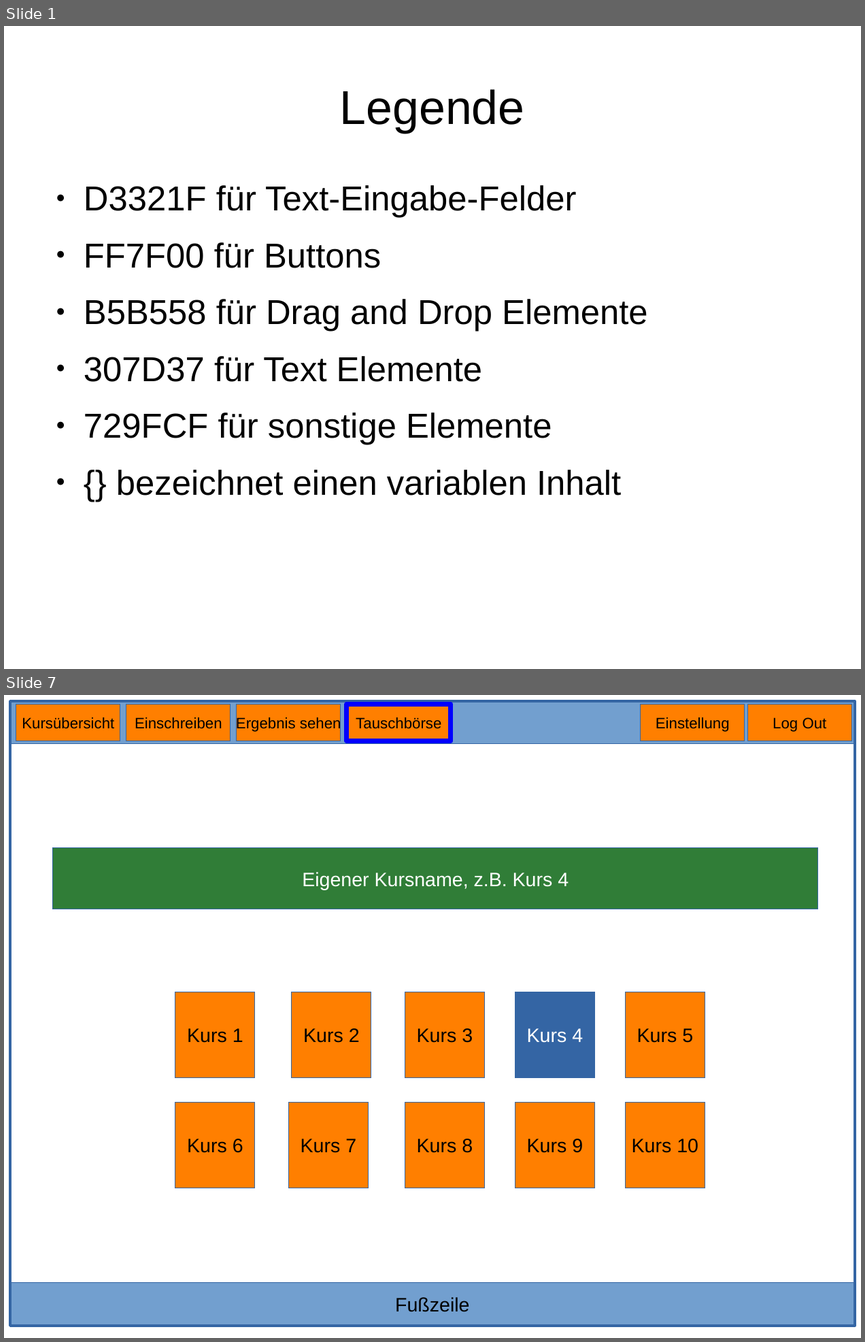
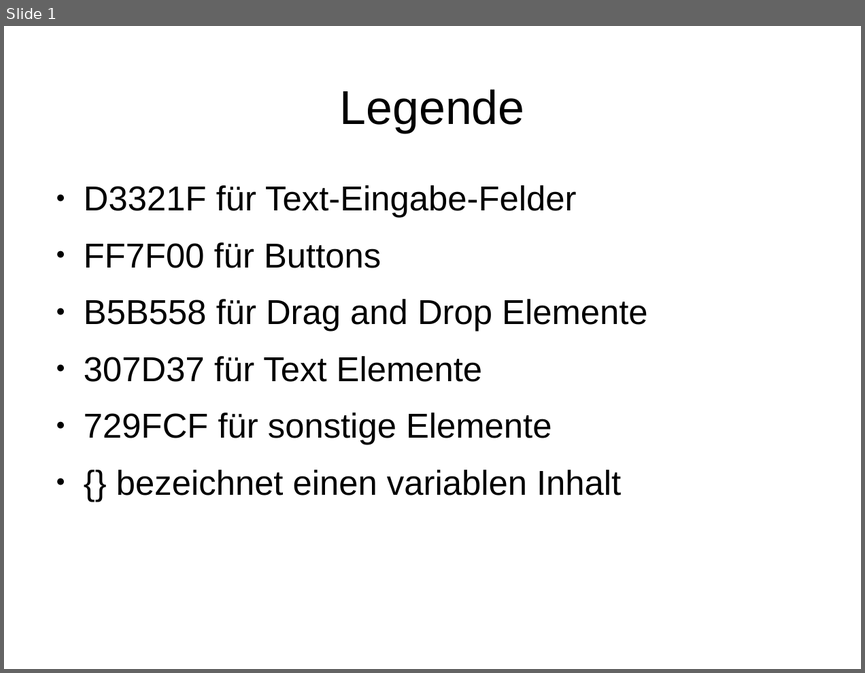
Before and after one commit to BWolfJena/BWolf, a slide deck: Backend MockUps.odp. Shown one above the other, each under a label of ours: slides 1 and 7 before the commit, slide 1 after it; the slides between them are not shown. The pictures are 865x1342 and 865x673 pixels, drawn with LibreOffice and Linux fonts; fonts in the diff are those of the drawing. Boxes give left, top, right and bottom in pixels: in the first picture for what was removed or moved away, otherwise in the second. Text is boxed around its words. In the diff, an @@ line names an element or a change of style, - is before the commit and + after.

```diff
--- a/Backend MockUps.odp
+++ b/Backend MockUps.odp
@@ slide 7 removed at <box>4,695,861,1338</box>, background #FFFFFF @@
@@ rectangle removed at <box>10,701,855,744</box> @@
@@ rectangle removed at <box>10,701,855,1325</box> @@
@@ rectangle removed at <box>16,705,121,741</box> @@
-Kursübersicht
@@ rectangle removed at <box>126,705,230,741</box> @@
-Einschreiben
@@ rectangle removed at <box>237,705,341,741</box> @@
-Ergebnis sehen
@@ rectangle removed at <box>347,705,451,741</box> @@
-Tauschbörse
@@ rectangle removed at <box>640,705,745,741</box> @@
-Einstellung
@@ rectangle removed at <box>748,705,852,741</box> @@
-Log Out
@@ rectangle removed at <box>53,848,818,910</box> @@
-Eigener Kursname, z.B. Kurs 4
@@ rectangle removed at <box>175,992,254,1078</box> @@
-Kurs 1
@@ rectangle removed at <box>292,992,371,1078</box> @@
-Kurs 2
@@ rectangle removed at <box>405,992,485,1078</box> @@
-Kurs 3
@@ rectangle removed at <box>515,992,594,1078</box> @@
-Kurs 4
@@ rectangle removed at <box>626,992,704,1078</box> @@
-Kurs 5
@@ rectangle removed at <box>175,1102,254,1188</box> @@
-Kurs 6
@@ rectangle removed at <box>288,1102,368,1188</box> @@
-Kurs 7
@@ rectangle removed at <box>405,1102,485,1188</box> @@
-Kurs 8
@@ rectangle removed at <box>515,1102,594,1188</box> @@
-Kurs 9
@@ rectangle removed at <box>626,1102,704,1188</box> @@
-Kurs 10
@@ rectangle removed at <box>10,1283,855,1325</box> @@
-Fußzeile
```
Also in this commit, not shown: 1 slide changed, 3 slides added, 5 other slides removed.
